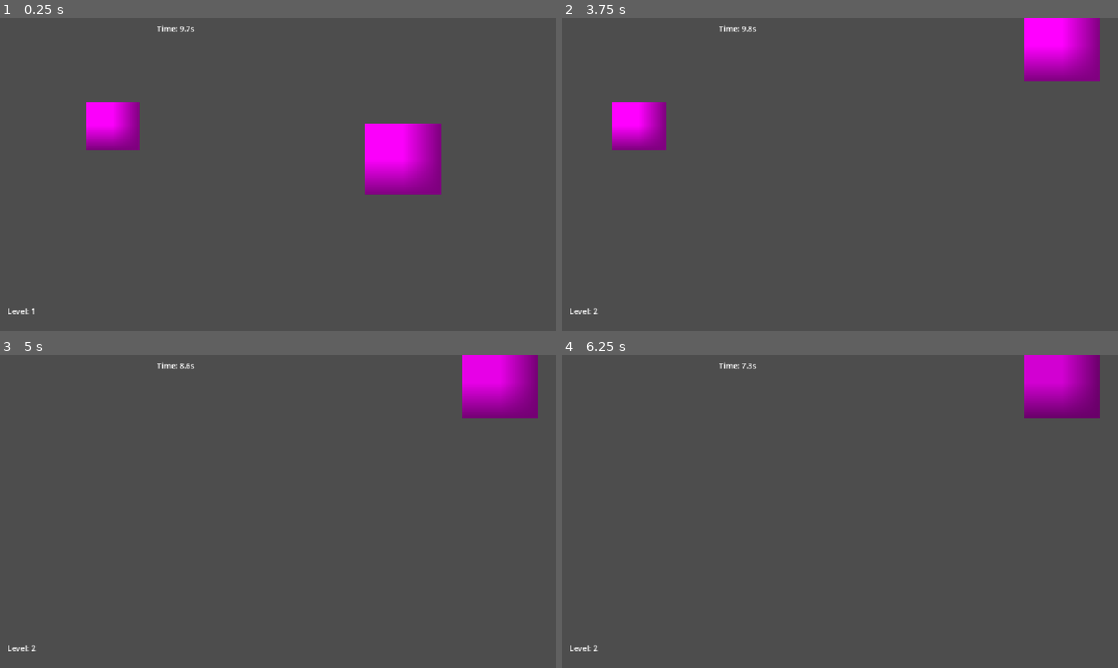
Above: before the commit, frames 1-4 (two rows, left to right).
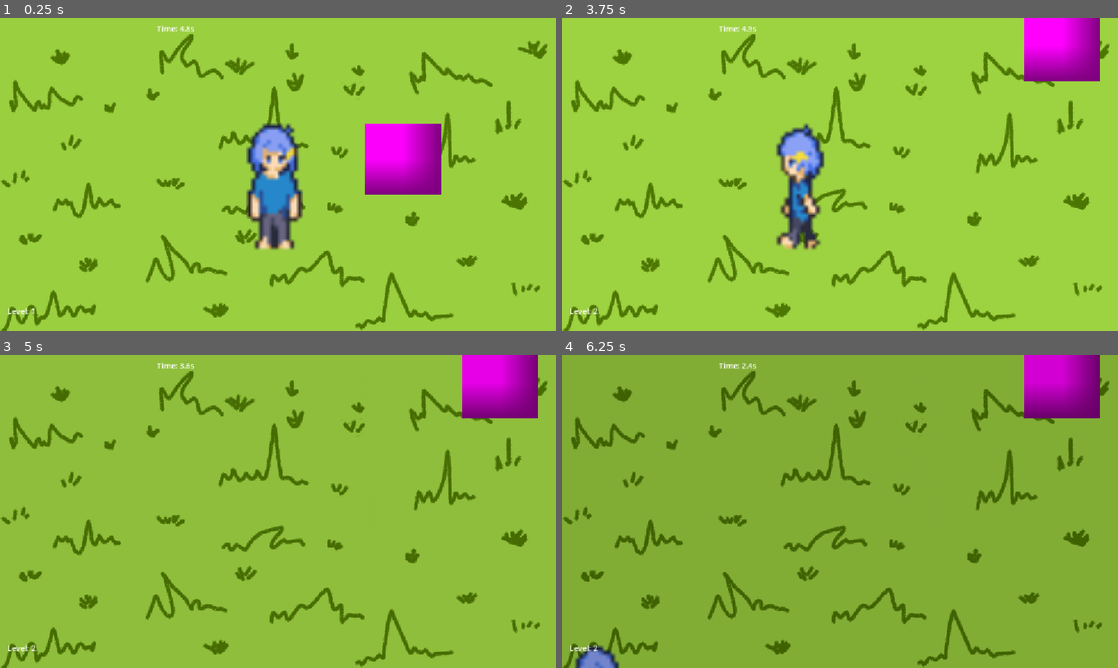
Above: after the commit, the same moments.

Repository: Rithunyaa/haven_charlotte
Game: Godot game, scene res://level1.tscn
The game is run twice, just before and just after one commit, with the same random seed, the same clock (stepped at 60 frames per second) and the same inputs.
Inputs (mouse positions are in pixels of both pictures, inside the frame that each line leads up to):
- Up to frame 1 (0.25 s): no input
- Up to frame 2 (3.75 s): tap Enter at 0.5 s; move the mouse to (962, 158) at 0.52 s; hold Right (ui_right) 0.53-1.28 s; click (962, 158) at 0.67 s; move the mouse to (728, 190) at 1.27 s; hold Down (ui_down) 1.28-2.03 s; move the mouse to (895, 105) at 2.02 s; hold Right (ui_right) 2.03-2.78 s; move the mouse to (812, 237) at 2.77 s; hold Up (ui_up) 2.78-3.53 s; click (812, 237) at 2.92 s; move the mouse to (1006, 221) at 3.52 s; hold Left (ui_left) from 3.53 s (still down)
- Up to frame 3 (5 s): keep holding Left (ui_left); move the mouse to (111, 464) at 4.27 s
- Up to frame 4 (6.25 s): move the mouse to (867, 511) at 5.02 s; release Left (ui_left) at 5.03 s; hold Down (ui_down) 5.03-5.78 s; click (867, 511) at 5.17 s; tap Space at 5.75 s; move the mouse to (756, 433) at 5.77 s; hold Right (ui_right) from 5.78 s (still down)

The runs differ from the first frame. In frame 1, 97% of the frame differs, in the area x 0-100%, y 0-100%; in frame 2, 97%; in frame 3, 97%; in frame 4, 97%.

Commit message:
added player animations

Diff:
--- a/haven/game_manager.gd
+++ b/haven/game_manager.gd
@@ -16,8 +16,8 @@
 
 
 var current_level: int = 1
-var round_time: float = 10.0
-var round_time_left: float = 10.0
+var round_time: float = 5.0
+var round_time_left: float = 2.0
 
 var max_level_darkness_time: float = 15.0
 var level_time_elapsed: float = 0.0
--- a/haven/level1.tscn
+++ b/haven/level1.tscn
@@ -3,14 +3,161 @@
 [ext_resource type="Script" uid="uid://dpag2kjscpvig" path="res://player.gd" id="1_dopym"]
 [ext_resource type="Script" uid="uid://c4ln3d7scab7g" path="res://game_manager.gd" id="1_jwv3a"]
 [ext_resource type="FontFile" uid="uid://bw6q4gdibujlh" path="res://assets/augiepixel.ttf" id="2_ootpb"]
+[ext_resource type="Texture2D" uid="uid://ck2evy6hplnrf" path="res://assets/character_idle.png" id="2_usj0q"]
+[ext_resource type="Texture2D" uid="uid://d3kd8q4vb4umy" path="res://assets/character_walk_down.png" id="3_5j5gb"]
+[ext_resource type="Texture2D" uid="uid://c0cjpy64tdnb1" path="res://assets/character_walk_left.png" id="4_mx85b"]
+[ext_resource type="Texture2D" uid="uid://doyjfnk8e8cie" path="res://assets/grass background.png" id="4_v38iq"]
+[ext_resource type="Texture2D" uid="uid://dyl4fvqheg7y3" path="res://assets/character_walk_right.png" id="5_hx44q"]
+[ext_resource type="Texture2D" uid="uid://c00jmgjxdhmal" path="res://assets/character_walk_up.png" id="6_n8vhr"]
 
 [sub_resource type="CircleShape2D" id="CircleShape2D_lgp48"]
 radius = 79.31149
 
-[sub_resource type="PlaceholderTexture2D" id="PlaceholderTexture2D_jwv3a"]
-
 [sub_resource type="RectangleShape2D" id="RectangleShape2D_dopym"]
 size = Vector2(114, 99)
+
+[sub_resource type="AtlasTexture" id="AtlasTexture_eqrsh"]
+atlas = ExtResource("3_5j5gb")
+region = Rect2(0, 0, 48, 48)
+
+[sub_resource type="AtlasTexture" id="AtlasTexture_3l65w"]
+atlas = ExtResource("3_5j5gb")
+region = Rect2(48, 0, 48, 48)
+
+[sub_resource type="AtlasTexture" id="AtlasTexture_rjtee"]
+atlas = ExtResource("3_5j5gb")
+region = Rect2(96, 0, 48, 48)
+
+[sub_resource type="AtlasTexture" id="AtlasTexture_1idop"]
+atlas = ExtResource("3_5j5gb")
+region = Rect2(144, 0, 48, 48)
+
+[sub_resource type="AtlasTexture" id="AtlasTexture_beq0j"]
+atlas = ExtResource("4_mx85b")
+region = Rect2(0, 0, 48, 48)
+
+[sub_resource type="AtlasTexture" id="AtlasTexture_nauge"]
+atlas = ExtResource("4_mx85b")
+region = Rect2(48, 0, 48, 48)
+
+[sub_resource type="AtlasTexture" id="AtlasTexture_ycv2e"]
+atlas = ExtResource("4_mx85b")
+region = Rect2(96, 0, 48, 48)
+
+[sub_resource type="AtlasTexture" id="AtlasTexture_c5gc3"]
+atlas = ExtResource("4_mx85b")
+region = Rect2(144, 0, 48, 48)
+
+[sub_resource type="AtlasTexture" id="AtlasTexture_6e4cv"]
+atlas = ExtResource("5_hx44q")
+region = Rect2(0, 0, 48, 48)
+
+[sub_resource type="AtlasTexture" id="AtlasTexture_uuy0h"]
+atlas = ExtResource("5_hx44q")
+region = Rect2(48, 0, 48, 48)
+
+[sub_resource type="AtlasTexture" id="AtlasTexture_52iny"]
+atlas = ExtResource("5_hx44q")
+region = Rect2(96, 0, 48, 48)
+
+[sub_resource type="AtlasTexture" id="AtlasTexture_nxqqj"]
+atlas = ExtResource("5_hx44q")
+region = Rect2(144, 0, 48, 48)
+
+[sub_resource type="AtlasTexture" id="AtlasTexture_7nyxr"]
+atlas = ExtResource("6_n8vhr")
+region = Rect2(0, 0, 48, 48)
+
+[sub_resource type="AtlasTexture" id="AtlasTexture_43lh3"]
+atlas = ExtResource("6_n8vhr")
+region = Rect2(48, 0, 48, 48)
+
+[sub_resource type="AtlasTexture" id="AtlasTexture_5le63"]
+atlas = ExtResource("6_n8vhr")
+region = Rect2(96, 0, 48, 48)
+
+[sub_resource type="AtlasTexture" id="AtlasTexture_pieet"]
+atlas = ExtResource("6_n8vhr")
+region = Rect2(144, 0, 48, 48)
+
+[sub_resource type="SpriteFrames" id="SpriteFrames_qiqrj"]
+animations = [{
+"frames": [{
+"duration": 1.0,
+"texture": ExtResource("2_usj0q")
+}],
+"loop": true,
+"name": &"default",
+"speed": 5.0
+}, {
+"frames": [{
+"duration": 1.0,
+"texture": SubResource("AtlasTexture_eqrsh")
+}, {
+"duration": 1.0,
+"texture": SubResource("AtlasTexture_3l65w")
+}, {
+"duration": 1.0,
+"texture": SubResource("AtlasTexture_rjtee")
+}, {
+"duration": 1.0,
+"texture": SubResource("AtlasTexture_1idop")
+}],
+"loop": false,
+"name": &"walk_down",
+"speed": 5.0
+}, {
+"frames": [{
+"duration": 1.0,
+"texture": SubResource("AtlasTexture_beq0j")
+}, {
+"duration": 1.0,
+"texture": SubResource("AtlasTexture_nauge")
+}, {
+"duration": 1.0,
+"texture": SubResource("AtlasTexture_ycv2e")
+}, {
+"duration": 1.0,
+"texture": SubResource("AtlasTexture_c5gc3")
+}],
+"loop": false,
+"name": &"walk_left",
+"speed": 5.0
+}, {
+"frames": [{
+"duration": 1.0,
+"texture": SubResource("AtlasTexture_6e4cv")
+}, {
+"duration": 1.0,
+"texture": SubResource("AtlasTexture_uuy0h")
+}, {
+"duration": 1.0,
+"texture": SubResource("AtlasTexture_52iny")
+}, {
+"duration": 1.0,
+"texture": SubResource("AtlasTexture_nxqqj")
+}],
+"loop": false,
+"name": &"walk_right",
+"speed": 5.0
+}, {
+"frames": [{
+"duration": 1.0,
+"texture": SubResource("AtlasTexture_7nyxr")
+}, {
+"duration": 1.0,
+"texture": SubResource("AtlasTexture_43lh3")
+}, {
+"duration": 1.0,
+"texture": SubResource("AtlasTexture_5le63")
+}, {
+"duration": 1.0,
+"texture": SubResource("AtlasTexture_pieet")
+}],
+"loop": false,
+"name": &"walk_up",
+"speed": 5.0
+}]
 
 [sub_resource type="PlaceholderTexture2D" id="PlaceholderTexture2D_ootpb"]
 
@@ -26,18 +173,21 @@
 shape = SubResource("CircleShape2D_lgp48")
 debug_color = Color(0.5346562, 0, 0.12045958, 0.41960785)
 
+[node name="Sprite2D" type="Sprite2D" parent="Obstacles" unique_id=1045156468]
+
 [node name="Player" type="CharacterBody2D" parent="." unique_id=1741416139]
 script = ExtResource("1_dopym")
-
-[node name="Sprite2D" type="Sprite2D" parent="Player" unique_id=1363798486]
-position = Vector2(234.00002, 222.625)
-scale = Vector2(111.49999, 99.25)
-texture = SubResource("PlaceholderTexture2D_jwv3a")
 
 [node name="CollisionShape2D" type="CollisionShape2D" parent="Player" unique_id=802988498]
 position = Vector2(233, 222.5)
 shape = SubResource("RectangleShape2D_dopym")
 debug_color = Color(1.92523e-07, 0.64727664, 0.22369286, 0.41960785)
+
+[node name="AnimatedSprite2D" type="AnimatedSprite2D" parent="Player" unique_id=712369790]
+position = Vector2(569, 349)
+scale = Vector2(8, 8)
+sprite_frames = SubResource("SpriteFrames_qiqrj")
+autoplay = "default"
 
 [node name="Target_Object" type="Area2D" parent="." unique_id=296355201]
 
@@ -110,4 +260,10 @@
 level_label_path = NodePath("../CanvasLayer/Control/Level_Label")
 game_over_screen_path = NodePath("../CanvasLayer/GameOverScreen")
 
+[node name="Bg" type="Sprite2D" parent="." unique_id=541100976]
+show_behind_parent = true
+position = Vector2(578.5, 329.50003)
+scale = Vector2(0.695372, 0.7349786)
+texture = ExtResource("4_v38iq")
+
 [connection signal="body_entered" from="Target_Object" to="GameManager" method="_on_target_object_body_entered"]
--- a/haven/player.gd
+++ b/haven/player.gd
@@ -2,15 +2,38 @@
 
 @export var speed: float = 500.0
 
+@onready var animated_sprite: AnimatedSprite2D = $AnimatedSprite2D
+
 func _physics_process(delta: float) -> void:
-	# Get movement input from Arrow keys or WASD
+
 	var direction := Vector2.ZERO
 	direction.x = Input.get_axis("ui_left", "ui_right")
 	direction.y = Input.get_axis("ui_up", "ui_down")
 
-	# Normalize direction so diagonal movement isn't faster
+
 	direction = direction.normalized()
 
-	# Apply velocity and move the character using Godot's built-in collision
+
 	velocity = direction * speed
 	move_and_slide()
+
+
+	update_animation(direction)
+
+func update_animation(direction: Vector2) -> void:
+
+	if direction == Vector2.ZERO:
+		animated_sprite.stop()
+		return
+
+
+	if abs(direction.x) > abs(direction.y):
+		if direction.x > 0:
+			animated_sprite.play("walk_right")
+		else:
+			animated_sprite.play("walk_left")
+	else:
+		if direction.y > 0:
+			animated_sprite.play("walk_down")
+		else:
+			animated_sprite.play("walk_up")
--- a/haven/project.godot
+++ b/haven/project.godot
@@ -11,6 +11,7 @@
 [application]
 
 config/name="Haven"
+config/tags=PackedStringArray("haven")
 run/main_scene="uid://blu8x2ipgj3no"
 config/features=PackedStringArray("4.6", "Forward Plus")
 config/icon="res://icon.svg"
Binary file added: haven/assets/character_idle.png
Not shown, added: haven/assets/character_idle.png.import
Binary file added: haven/assets/character_walk_down.png
Not shown, added: haven/assets/character_walk_down.png.import
Binary file added: haven/assets/character_walk_left.png
Not shown, added: haven/assets/character_walk_left.png.import
Binary file added: haven/assets/character_walk_right.png
Not shown, added: haven/assets/character_walk_right.png.import
Binary file added: haven/assets/character_walk_up.png
Not shown, added: haven/assets/character_walk_up.png.import
